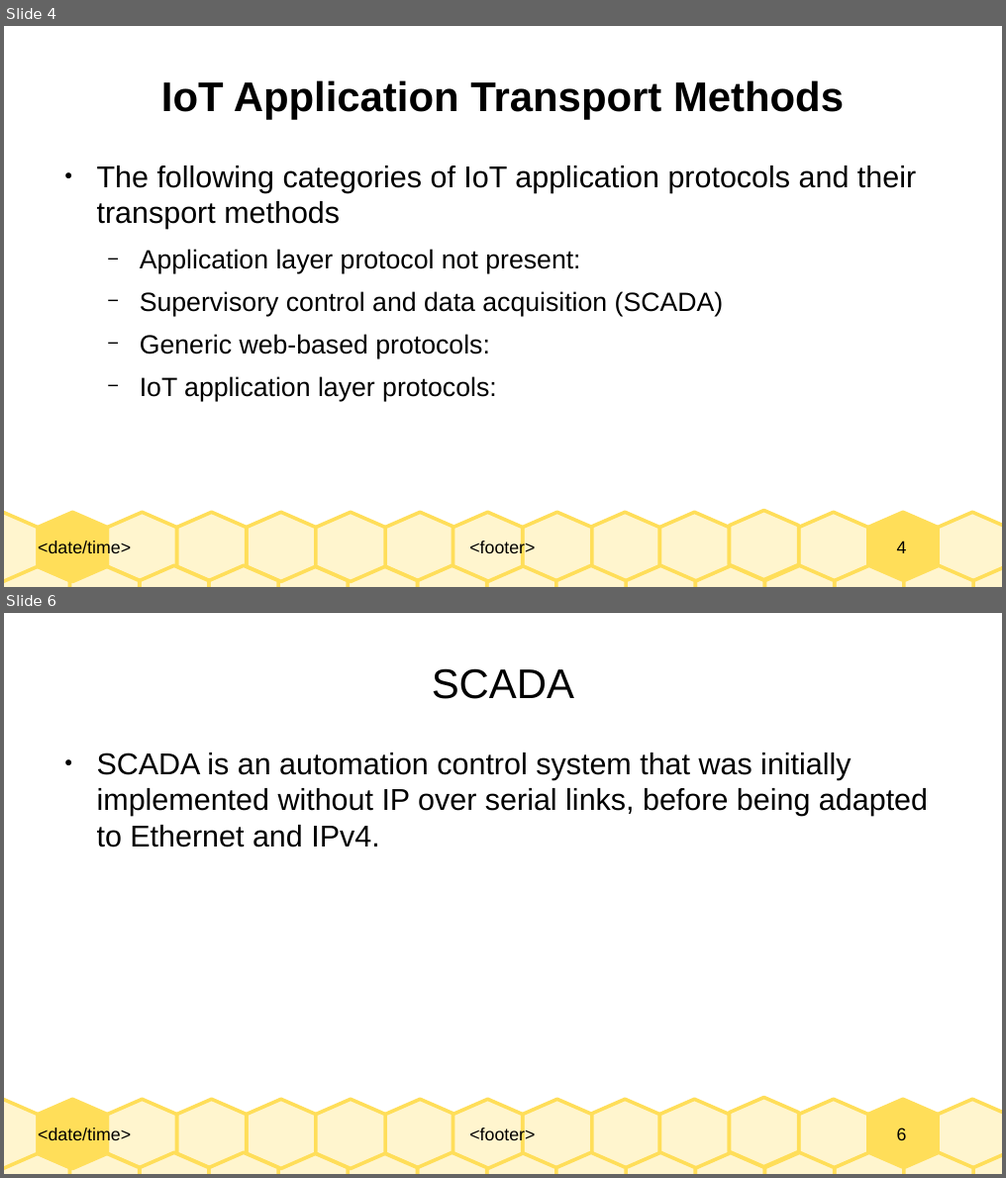
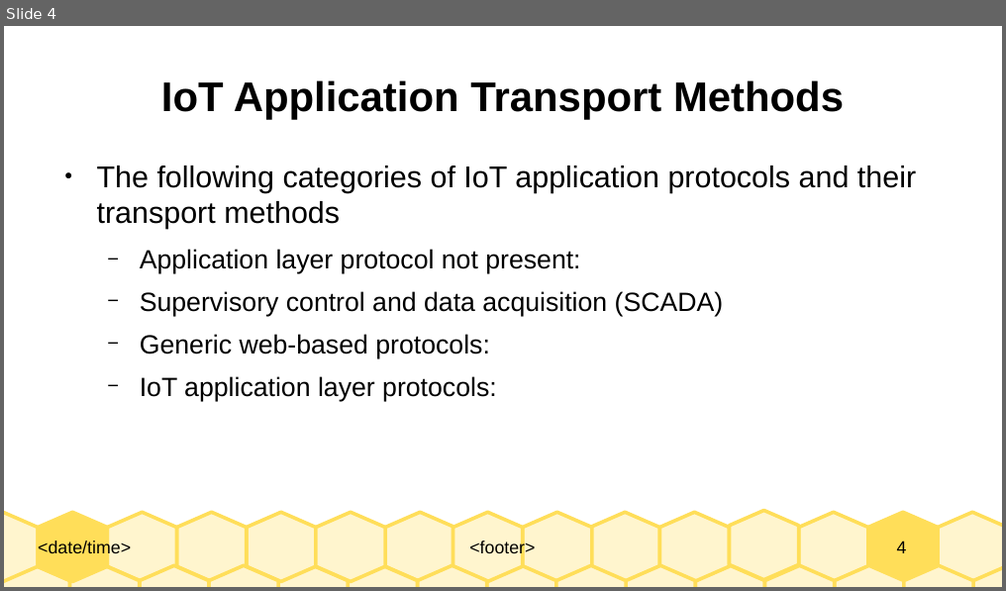
Before and after one commit to Dihfahsih1/Masters-Software-Engineering, a slide deck: yr-sem1/IoT/chapter-6-slides.odp. Shown one above the other, each under a label of ours: slides 4 and 6 before the commit, slide 4 after it; the slides between them are not shown. The pictures are 1006x1178 and 1006x591 pixels, drawn with LibreOffice and Linux fonts; fonts in the diff are those of the drawing. Boxes give left, top, right and bottom in pixels: in the first picture for what was removed or moved away, otherwise in the second. Text is boxed around its words. In the diff, an @@ line names an element or a change of style, - is before the commit and + after.

```diff
--- a/yr-sem1/IoT/chapter-6-slides.odp
+++ b/yr-sem1/IoT/chapter-6-slides.odp
@@ slide 6 removed at bbox=[4, 613, 1002, 1174], background #FFFFFF; not listed: 33 template elements that a slide beside it also shows @@
@@ title removed at bbox=[432, 668, 574, 699] @@
-SCADA
@@ text removed at bbox=[97, 753, 928, 848] @@
-● SCADA is an automation control system that was initially implemented without IP over serial links, before being adapted to Ethernet and IPv4.
```
Also in this commit, not shown: 2 slides changed, 5 slides added, 2 other files.
